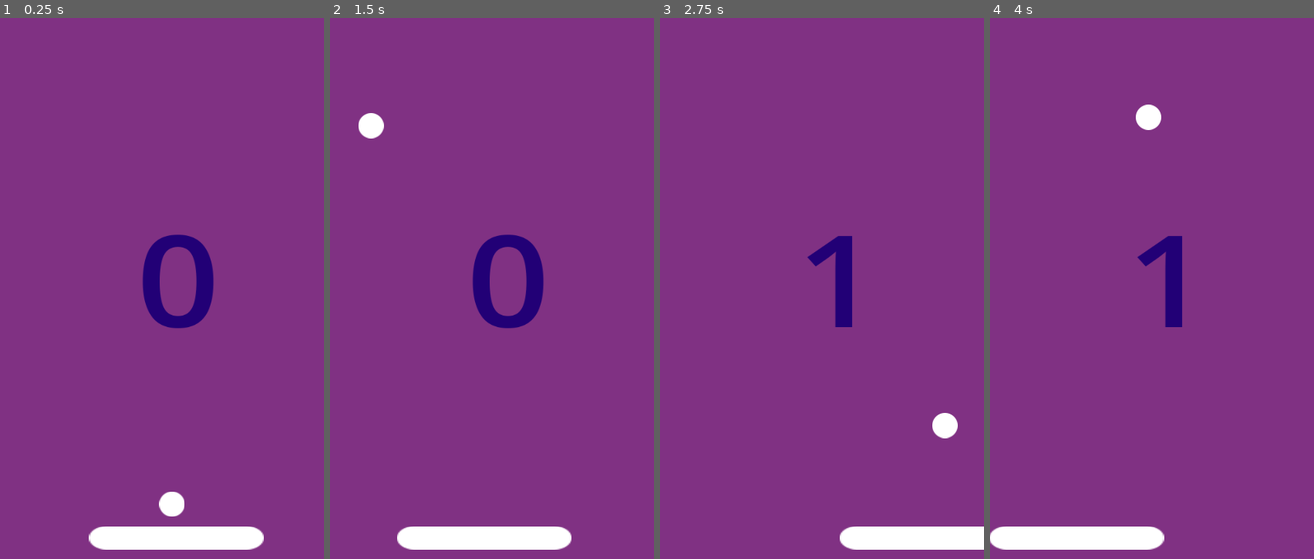
Above: before the commit, frames 1-4 (left to right).
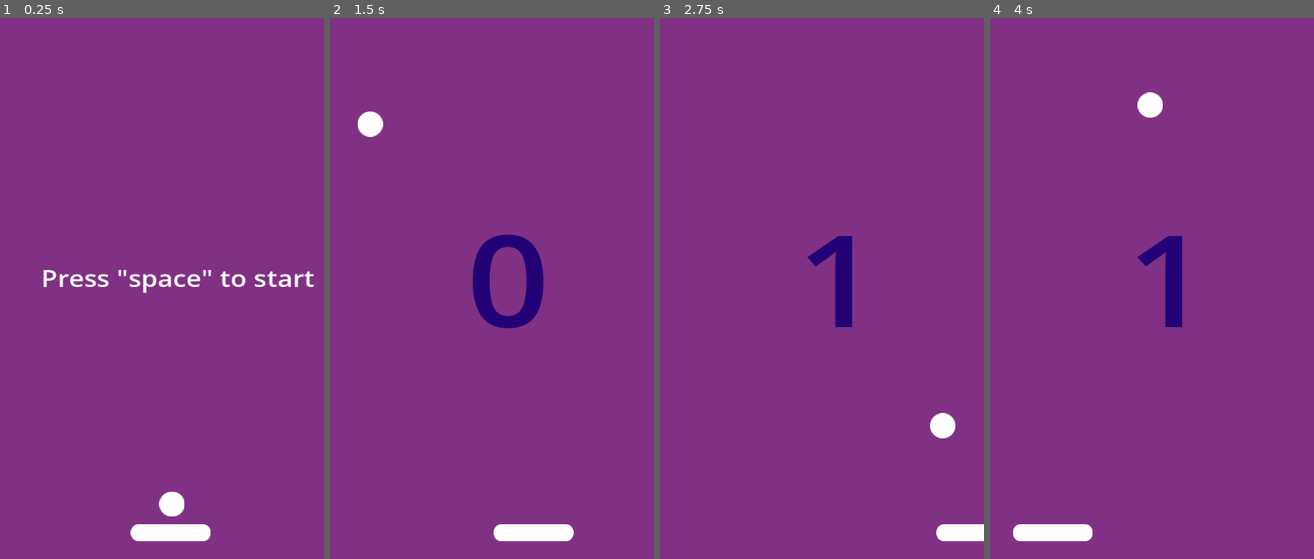
Above: after the commit, the same moments.

Repository: Matheusfbio/Space-pong
Game: Godot game, scene res://scenes/game.tscn
Two runs of this game, one before a commit and one after it. Both use one fixed random seed, a clock stepped at 60 frames per second and the inputs below.
Inputs:
- Up to frame 1 (0.25 s): no input
- Up to frame 2 (1.5 s): tap Space (Start) at 0.5 s; hold Right (ui_right) 0.53-1.28 s; hold Space (Start) 0.53-1.28 s; hold Left (ui_left) from 1.28 s (still down); tap Tab at 1.35 s
- Up to frame 3 (2.75 s): release Left (ui_left) at 2.03 s; hold Right (ui_right) from 2.03 s (still down); tap Backspace at 2.1 s
- Up to frame 4 (4 s): tap Space (Start) at 2.85 s; release Right (ui_right) at 3.53 s; hold Left (ui_left) from 3.53 s (still down); tap Tab at 3.6 s

The runs differ from the first frame. In frame 1, 4.6% of the frame differs, in the area x 13-97%, y 40-99%; in frame 2, 1.8%; in frame 3, 1.6%; in frame 4, 2.1%.

Commit message:
Feat: Add the signal screen

Diff:
--- a/scenes/ball.gd
+++ b/scenes/ball.gd
@@ -18,7 +18,7 @@
 				velocity = velocity.bounce(collision.get_normal()) * incremental_speed
 			else:
 				velocity = velocity.bounce(collision.get_normal())
-		print(velocity)
+		#print(velocity)
 
 func start_game():
 	started = true
--- a/scenes/game.tscn
+++ b/scenes/game.tscn
@@ -23,6 +23,9 @@
 font_size = 220
 font_color = Color(0.13275719, 5.5398494e-05, 0.46275884, 1)
 
+[sub_resource type="LabelSettings" id="LabelSettings_lbhrr"]
+font_size = 40
+
 [sub_resource type="RectangleShape2D" id="RectangleShape2D_hb7cy"]
 size = Vector2(497.5, 63)
 
@@ -46,6 +49,7 @@
 offset_right = 461.0
 grow_vertical = 0
 script = SubResource("GDScript_lnu2h")
+metadata/_edit_use_anchors_ = true
 
 [node name="Background" type="Sprite2D" parent="CanvasLayer/HBoxContainer" unique_id=79897670]
 position = Vector2(229.25005, 354.56287)
@@ -53,6 +57,7 @@
 texture = ExtResource("1_62qvw")
 
 [node name="Pongs" type="Label" parent="CanvasLayer/HBoxContainer/Background" unique_id=434986434]
+visible = false
 offset_left = -123.786514
 offset_top = -169.87753
 offset_right = 128.21349
@@ -61,6 +66,7 @@
 label_settings = SubResource("LabelSettings_lnu2h")
 horizontal_alignment = 1
 vertical_alignment = 1
+metadata/_edit_use_anchors_ = true
 
 [node name="Ball" parent="CanvasLayer/HBoxContainer/Background" unique_id=1330941247 instance=ExtResource("3_r68vm")]
 z_index = 1
@@ -68,8 +74,20 @@
 scale = Vector2(1.165049, 1.3152945)
 
 [node name="Player" parent="CanvasLayer/HBoxContainer/Background" unique_id=1849499661 instance=ExtResource("2_f1na5")]
-position = Vector2(-57.378654, 433.96436)
-scale = Vector2(1.165049, 1.3152945)
+position = Vector2(-35.242783, 424.06793)
+scale = Vector2(0.53361005, 0.9727723)
+
+[node name="Tutorial" type="Label" parent="CanvasLayer/HBoxContainer/Background" unique_id=1325829255]
+offset_left = -267.0875
+offset_top = -450.8697
+offset_right = 269.99997
+offset_bottom = 476.00488
+text = "Press \"space\" to start
+"
+label_settings = SubResource("LabelSettings_lbhrr")
+horizontal_alignment = 1
+vertical_alignment = 1
+metadata/_edit_use_anchors_ = true
 
 [node name="TopWall" type="StaticBody2D" parent="CanvasLayer/HBoxContainer" unique_id=1039906235]
 
@@ -80,14 +98,14 @@
 [node name="LeftWall" type="StaticBody2D" parent="CanvasLayer/HBoxContainer" unique_id=1684365257]
 
 [node name="CollisionShape2D" type="CollisionShape2D" parent="CanvasLayer/HBoxContainer/LeftWall" unique_id=431805077]
-position = Vector2(507, 362)
+position = Vector2(509, 338)
 shape = SubResource("RectangleShape2D_w8287")
 
 [node name="RightWall" type="StaticBody2D" parent="CanvasLayer/HBoxContainer" unique_id=764466029]
 position = Vector2(-300, -84)
 
 [node name="CollisionShape2D" type="CollisionShape2D" parent="CanvasLayer/HBoxContainer/RightWall" unique_id=464847269]
-position = Vector2(252, 449.25)
+position = Vector2(251, 421.25)
 shape = SubResource("RectangleShape2D_w8287")
 
 [node name="Hole" type="Area2D" parent="CanvasLayer/HBoxContainer" unique_id=682265734]
@@ -96,3 +114,5 @@
 position = Vector2(238, 749)
 shape = SubResource("RectangleShape2D_6aq72")
 debug_color = Color(0.972549, 0, 0, 0.419608)
+
+[connection signal="body_entered" from="CanvasLayer/HBoxContainer/Hole" to="." method="_on_hole_body_entered"]
--- a/scripts/game.gd
+++ b/scripts/game.gd
@@ -2,6 +2,19 @@
 
 @onready var ball = $CanvasLayer/HBoxContainer/Background/Ball
 @onready var label_pongs = $CanvasLayer/HBoxContainer/Background/Pongs
+@onready var label_tutorial = $CanvasLayer/HBoxContainer/Background/Tutorial
 
 func _process(delta):
+
+	if ball.started:
+		label_pongs.visible = true
+		label_tutorial.visible = false
+
 	label_pongs.text = str(ball.pongs)
+
+
+func _on_hole_body_entered(body):
+	call_deferred("reload_scene")
+
+func reload_scene():
+	get_tree().reload_current_scene()
Not shown, removed: addons/copilot/Copilot.gd
Not shown, removed: addons/copilot/Copilot.gd.uid
Not shown, removed: addons/copilot/CopilotUI.tscn
Not shown, removed: addons/copilot/GithubCopilot.gd
Not shown, removed: addons/copilot/GithubCopilot.gd.uid
Not shown, removed: addons/copilot/LLM.gd
Not shown, removed: addons/copilot/LLM.gd.uid
Not shown, removed: addons/copilot/OpenAIChat.gd
Not shown, removed: addons/copilot/OpenAIChat.gd.uid
Not shown, removed: addons/copilot/OpenAICompletion.gd
Not shown, removed: addons/copilot/OpenAICompletion.gd.uid
Not shown, removed: addons/copilot/Plugin.gd
(and 6 more such lines)
